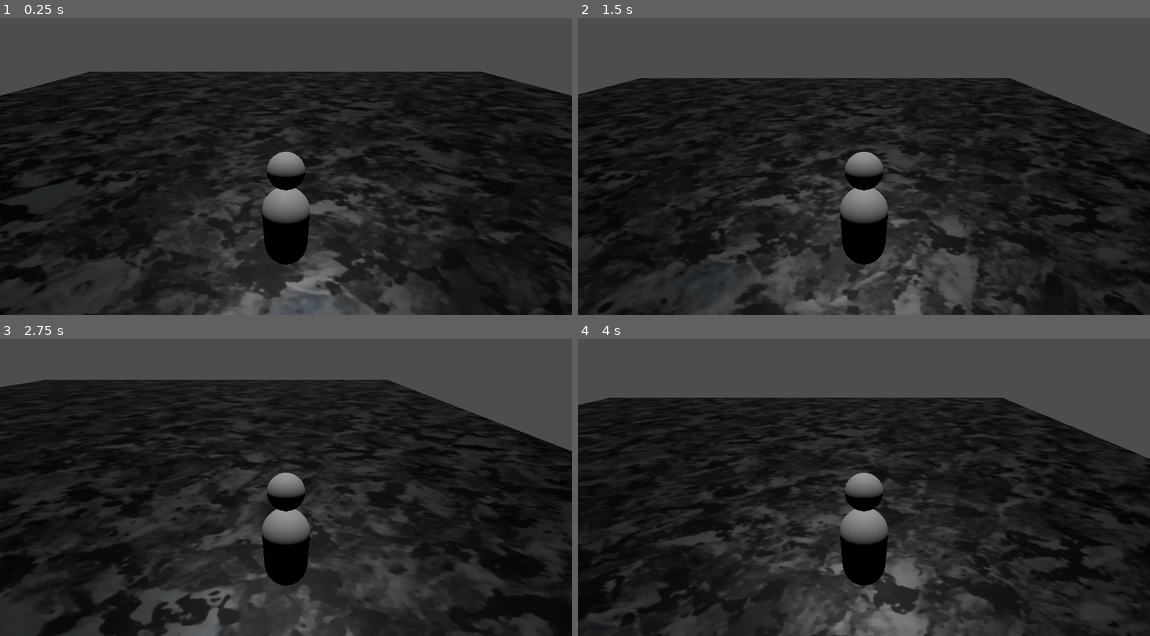
Above: before the commit, frames 1-4 (two rows, left to right).
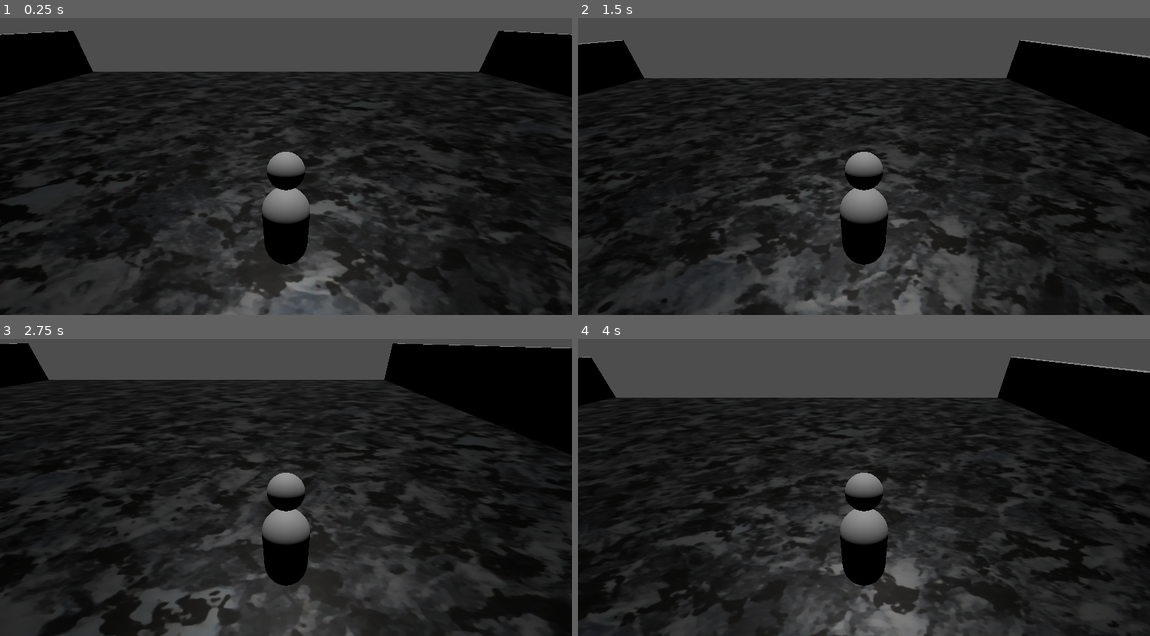
Above: after the commit, the same moments.

Repository: mswieboda/ld54-practice
Game: Godot game, scene res://scenes/main.tscn
The game is run twice, just before and just after one commit, with the same random seed, the same clock (stepped at 60 frames per second) and the same inputs.
Inputs:
- Up to frame 1 (0.25 s): no input
- Up to frame 2 (1.5 s): hold D (right) 0.53-1.28 s; tap Space (jump) at 0.77 s; hold S (down) from 1.28 s (still down)
- Up to frame 3 (2.75 s): tap Space (jump) at 1.52 s; release S (down) at 2.03 s; hold D (right) from 2.03 s (still down)
- Up to frame 4 (4 s): release D (right) at 2.78 s; hold W (up) 2.78-3.53 s; tap Space (jump) at 3.02, 3.77 s; hold A (left) from 3.53 s (still down)

The runs differ from the first frame. In frame 1, 5.2% of the frame differs, in the area x 0-100%, y 4-27%; in frame 2, 6.4%; in frame 3, 8.6%, in the area x 0-100%, y 1-38%; in frame 4, 6.4%.

Commit message:
start of walls

Diff:
--- a/rooms/room.tscn
+++ b/rooms/room.tscn
@@ -14,15 +14,48 @@
 [sub_resource type="BoxMesh" id="BoxMesh_jpjf8"]
 material = SubResource("StandardMaterial3D_jbisn")
 
+[sub_resource type="BoxShape3D" id="BoxShape3D_y8e7h"]
+
+[sub_resource type="StandardMaterial3D" id="StandardMaterial3D_vj27g"]
+albedo_texture = ExtResource("1_4ivvh")
+uv1_scale = Vector3(12.5, 1, 1)
+
+[sub_resource type="BoxMesh" id="BoxMesh_bvg2y"]
+material = SubResource("StandardMaterial3D_vj27g")
+
 [node name="room" type="Node3D"]
 
 [node name="floor" type="Node3D" parent="."]
 transform = Transform3D(50, 0, 0, 0, 1, 0, 0, 0, 50, 0, 0, 0)
 
-[node name="floor" type="StaticBody3D" parent="floor"]
+[node name="body" type="StaticBody3D" parent="floor"]
 
-[node name="collision" type="CollisionShape3D" parent="floor/floor"]
+[node name="collision" type="CollisionShape3D" parent="floor/body"]
 shape = SubResource("BoxShape3D_5cnql")
 
-[node name="mesh" type="MeshInstance3D" parent="floor/floor"]
+[node name="mesh" type="MeshInstance3D" parent="floor/body"]
 mesh = SubResource("BoxMesh_jpjf8")
+
+[node name="walls" type="Node3D" parent="."]
+
+[node name="wall" type="Node3D" parent="walls"]
+transform = Transform3D(1, 0, 0, 0, 5, 0, 0, 0, 50, -25, 2.5, 0)
+
+[node name="body" type="StaticBody3D" parent="walls/wall"]
+
+[node name="collision" type="CollisionShape3D" parent="walls/wall/body"]
+shape = SubResource("BoxShape3D_y8e7h")
+
+[node name="mesh" type="MeshInstance3D" parent="walls/wall/body"]
+mesh = SubResource("BoxMesh_bvg2y")
+
+[node name="wall2" type="Node3D" parent="walls"]
+transform = Transform3D(1, 0, 0, 0, 5, 0, 0, 0, 50, 25, 2.5, 0)
+
+[node name="body" type="StaticBody3D" parent="walls/wall2"]
+
+[node name="collision" type="CollisionShape3D" parent="walls/wall2/body"]
+shape = SubResource("BoxShape3D_y8e7h")
+
+[node name="mesh" type="MeshInstance3D" parent="walls/wall2/body"]
+mesh = SubResource("BoxMesh_bvg2y")
Not shown: 1 places in rooms/room.tscn that only renumber resources
